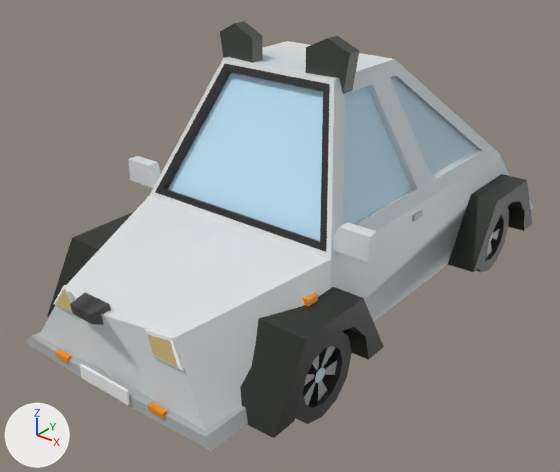
An edit to the FBX model Planet Race/Assets/Meshes/panda_car.fbx, drawn before and after from the same camera.
Rendered twice from a camera (50 mm lens) standing at (2.87, -3.91, 2.29) and looking at (-0.07, -0.24, 0.02). Arrows for +X, +Y and +Z are at lower left; the lights stay in place. Vertices at the same position are counted once.

The first picture shows 'Panda', 'PandaWheels'.
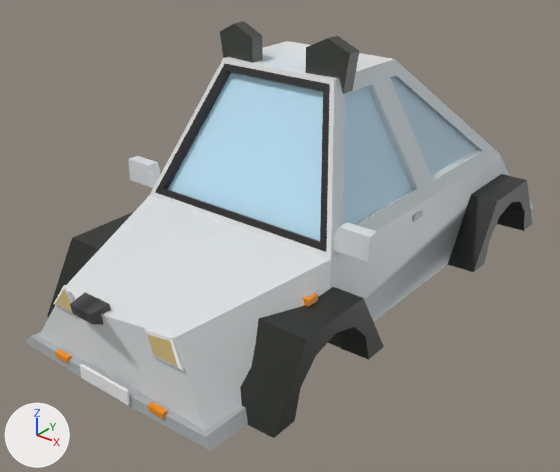
Commit message: Panda again

Where the newer file only moved an object's origin or applied its transform, the numbers keep the older frame.

Changed parts and their boxes [x1, y1, x2, y2] in the pictures (560 x 472 px):
'PandaWheels', deleted
    before: [295, 208, 509, 424]

The change, as a diff of the scene's bpy script:
```diff
--- a/Planet Race/Assets/Meshes/panda_car.fbx.py
+++ b/Planet Race/Assets/Meshes/panda_car.fbx.py
@@ me_cube @@
 me_cube.from_pydata(...)  # 524 vertices, 412 faces; spans x -0.94..0.94, y -1.93..2.06, z -0.32..1.4
 # used by ob_panda; location = (0.0, 0.0, 0.0)
+# me_cube part 1: its shading normals changed
 me_cube.materials.append(mat_material)
@@ ob_pandawheels @@
-ob_pandawheels = bpy.data.objects.new('PandaWheels', me_cube_001)
-ob_pandawheels.location = (0.0, 0.0, 0.0)
```
